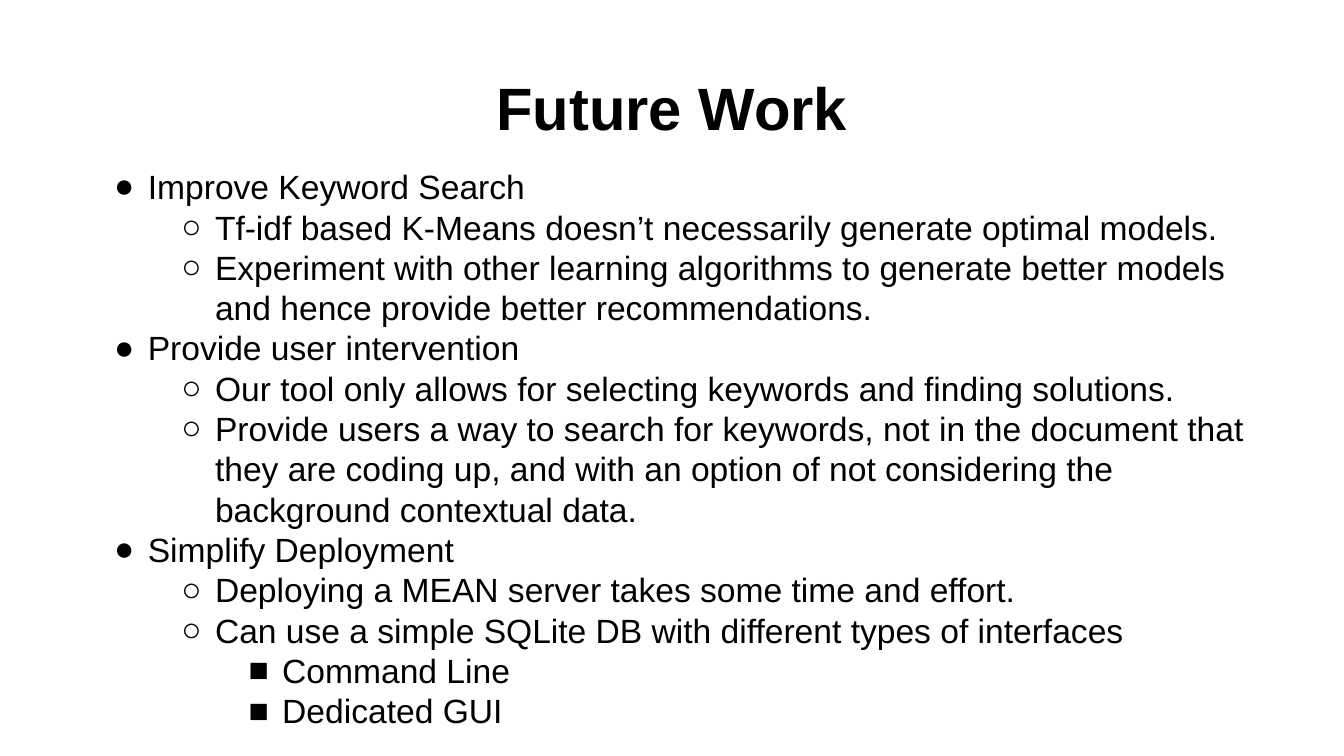
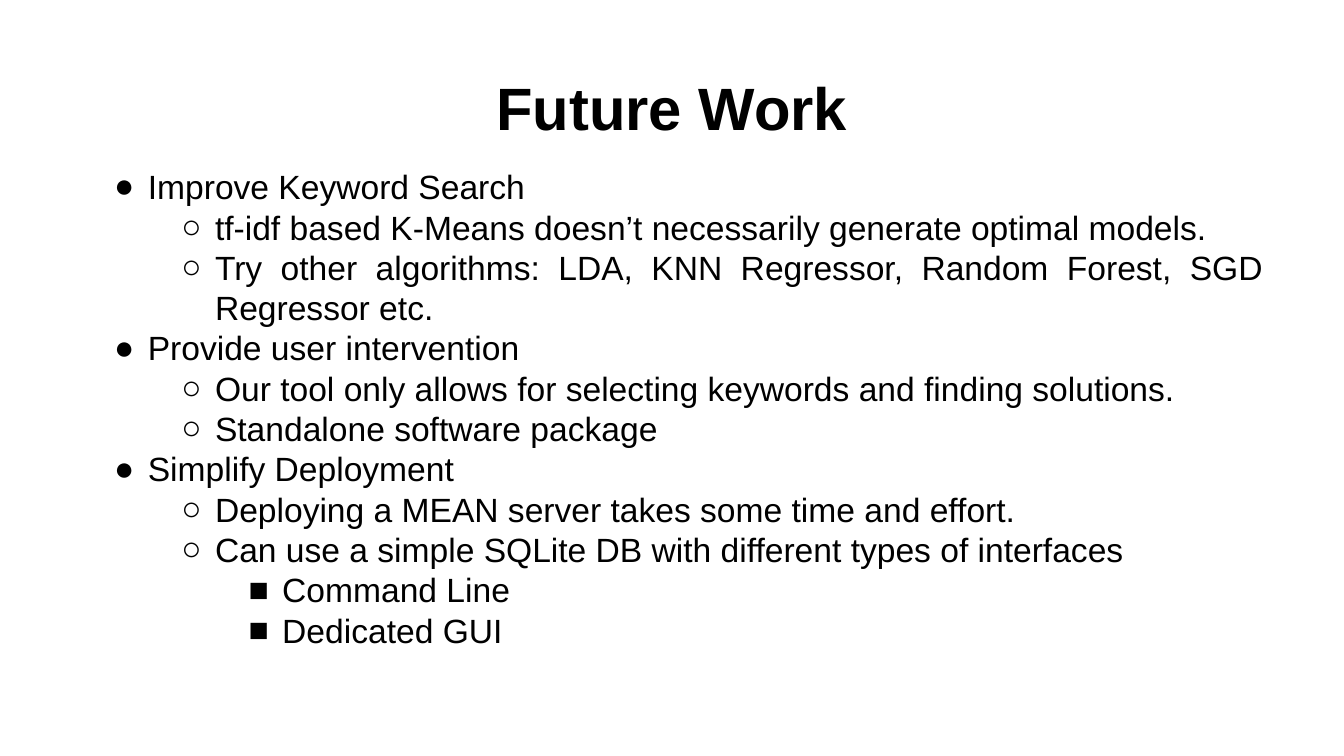
Before and after one commit to ankitkumar93/PyReco, a slide deck: slide 19 of Reports/talk_pyreco.pptx. Drawn at 1344x756 pixels with LibreOffice and Linux fonts; fonts in the diff are those of the drawing; background and template pictures are left out. Boxes give left, top, right and bottom in pixels: in the first picture for what was removed or moved away, otherwise in the second. Text is boxed around its words. In the diff, an @@ line names an element or a change of style, - is before the commit and + after.

Commit message:
Talk Update

```diff
--- a/Reports/talk_pyreco.pptx
+++ b/Reports/talk_pyreco.pptx
@@ text at <box>215,215,1263,326</box>: text changed @@
-  ○ Tf-idf based K-Means doesn’t necessarily generate optimal models.
-  ○ Experiment with other learning algorithms to generate better models and hence provide better recommendations.
+  ○ tf-idf based K-Means doesn’t necessarily generate optimal models.
+  ○ Try other algorithms: LDA, KNN Regressor, Random Forest, SGD Regressor etc.
@@ text at <box>215,416,657,447</box>: text changed @@
-  ○ Provide users a way to search for keywords, not in the document that they are coding up, and with an option of not considering the background contextual data.
+  ○ Standalone software package
@@ text at <box>215,497,1124,644</box>: alignment left to justified @@
```
Also in this commit, not shown: 7 other slides changed, 1 other file.
